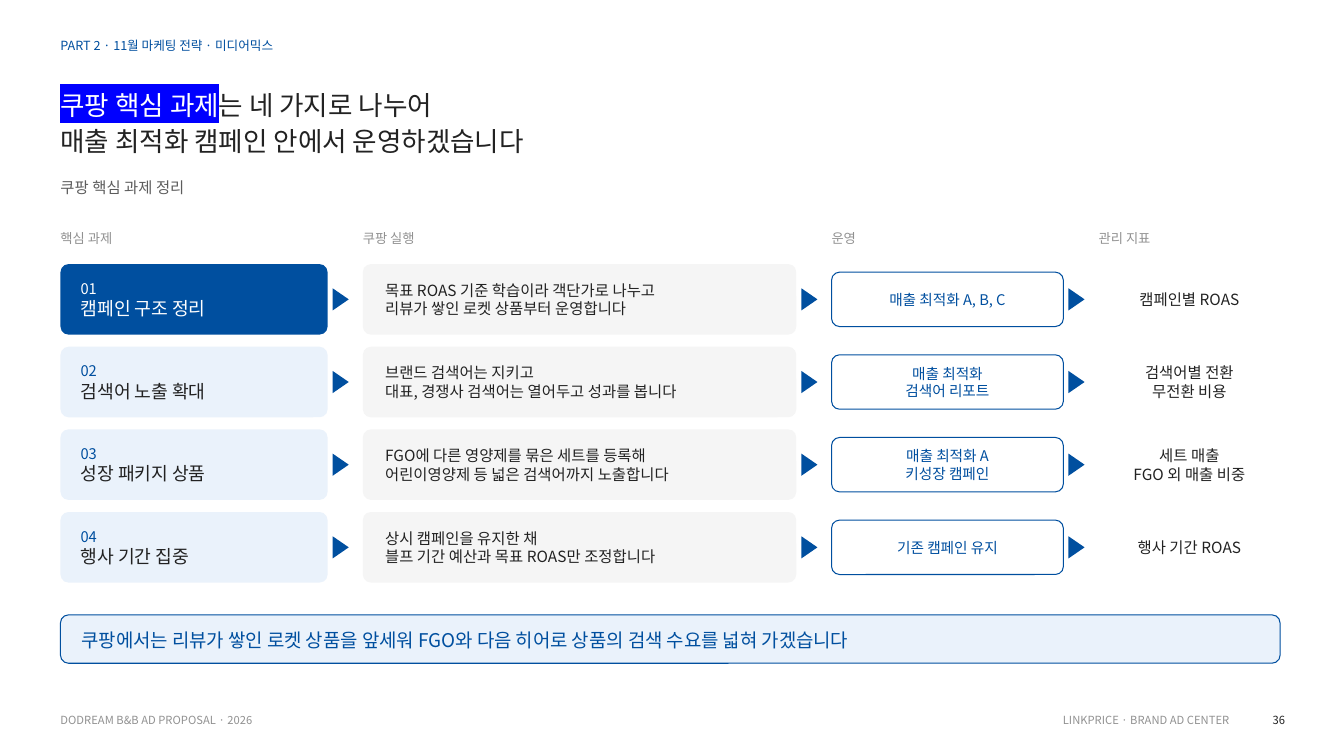
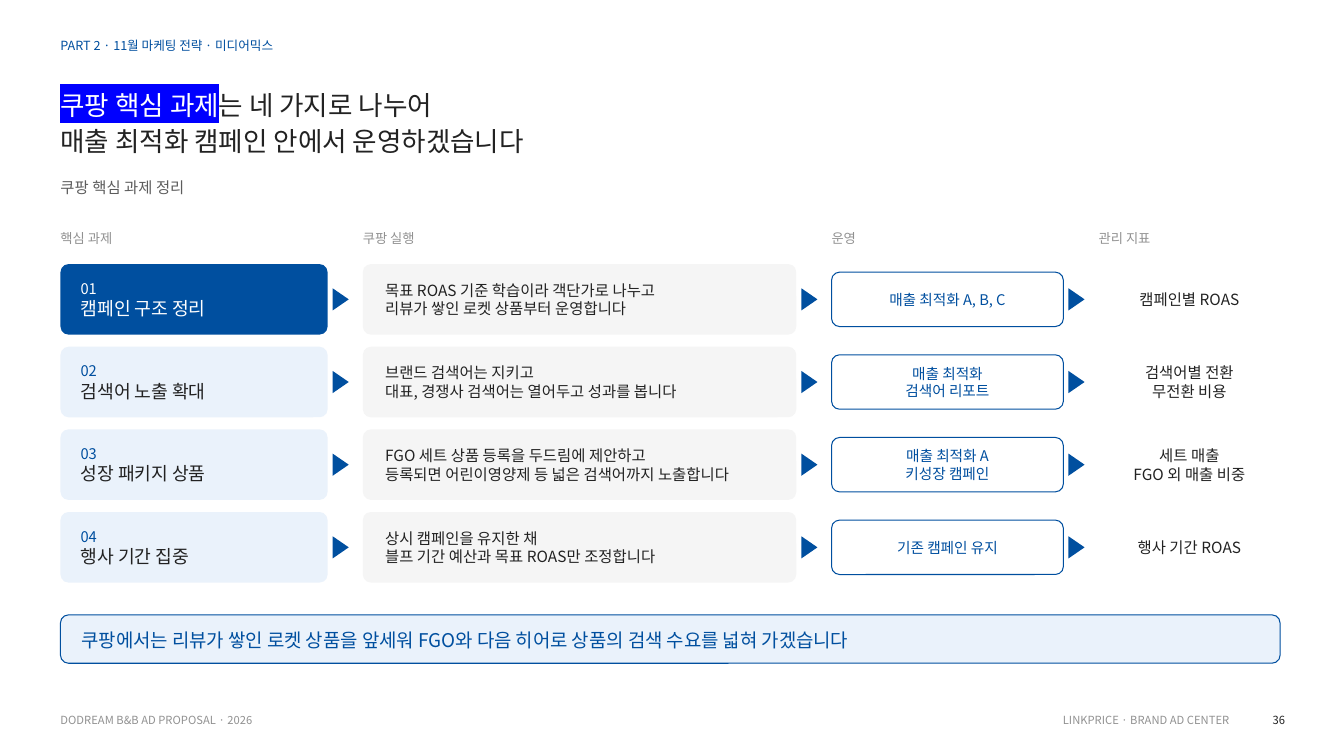
Before and after one commit to sonnet24/mypage, a slide deck: slide 36 of 두드림_11월_광고운영제안서_Ver4_수정.pptx. Drawn at 1344x756 pixels with LibreOffice and Linux fonts; fonts in the diff are those of the drawing. Boxes give left, top, right and bottom in pixels: in the first picture for what was removed or moved away, otherwise in the second. Text is boxed around its words. In the diff, an @@ line names an element or a change of style, - is before the commit and + after.

```diff
--- a/두드림_11월_광고운영제안서_Ver4_수정.pptx
+++ b/두드림_11월_광고운영제안서_Ver4_수정.pptx
@@ text at box(385, 448, 729, 482): text changed @@
-FGO에 다른 영양제를 묶은 세트를 등록해
-어린이영양제 등 넓은 검색어까지 노출합니다
+FGO 세트 상품 등록을 두드림에 제안하고
+등록되면 어린이영양제 등 넓은 검색어까지 노출합니다
```
Also in this commit, not shown: 6 other slides changed.
